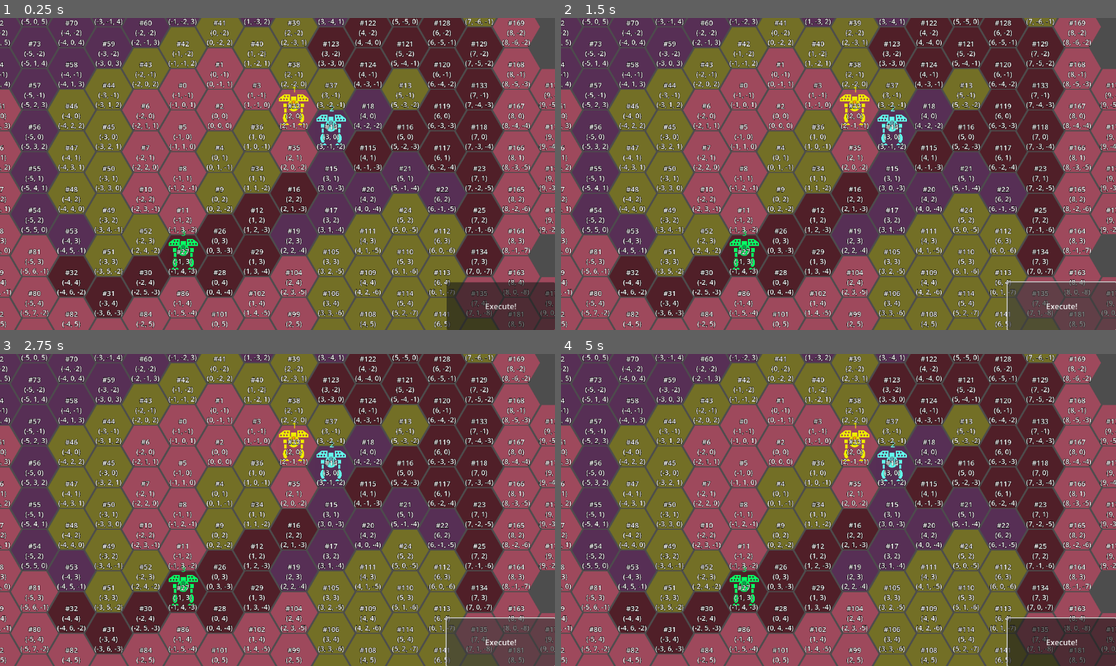
Above: before the commit, frames 1-4 (two rows, left to right).
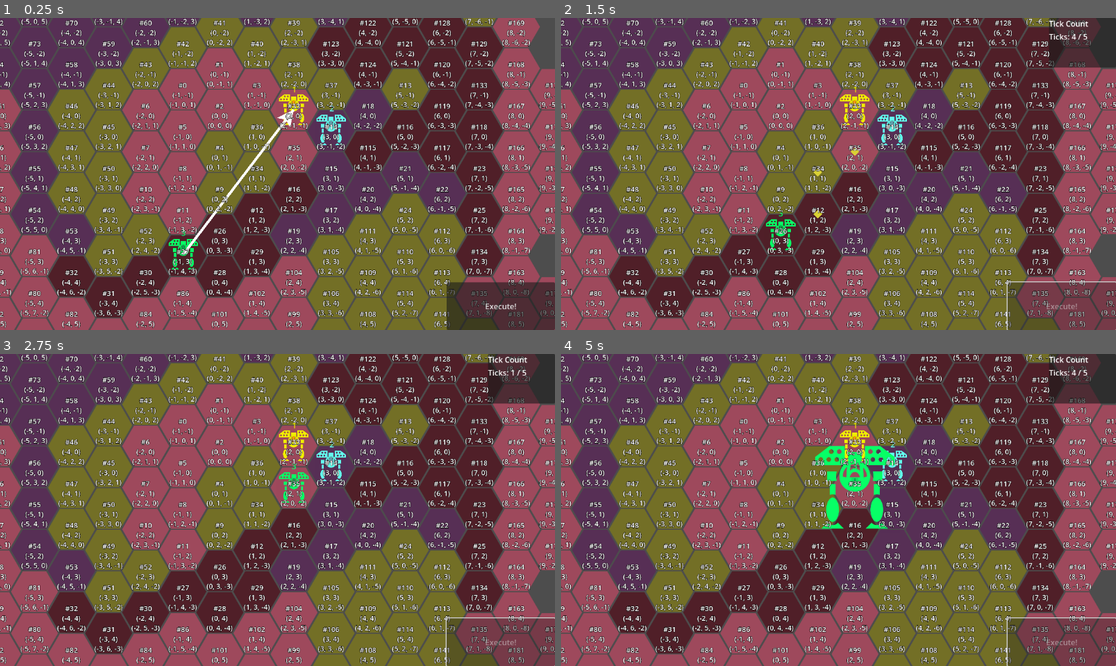
Above: after the commit, the same moments.

Repository: ArokhSlade/confetticore
Game: Godot game, scene res://game/game.tscn
Same seed, same stepped clock (60 frames per second), same inputs: the game is played once before the commit and once after it.
Inputs (mouse positions are in pixels of both pictures, inside the frame that each line leads up to):
- Up to frame 1 (0.25 s): no input
- Up to frame 2 (1.5 s): click "Execute!" at 0.5 s; click (1060, 305) at 1.25 s, where only the run before the commit has a clickable "Execute!"
- Up to frame 3 (2.75 s): click (499, 641) at 2 s, where only the run before the commit has a clickable "Execute!"
- Up to frame 4 (5 s): move the mouse to (960, 494) at 2.77 s; press the mouse at (960, 494) at 2.78 s; move the mouse to (727, 525) at 3.52 s; release the mouse at (727, 525) at 3.53 s; right-click (727, 525) at 3.6 s; click (727, 525) at 3.67 s; tap Enter at 4.25 s; move the mouse to (894, 441) at 4.27 s; press the mouse at (894, 441) at 4.28 s

The runs differ from the first frame. In frame 1, 0.3% of the frame differs, in the area x 32-54%, y 29-76%; in frame 2, 2.6%; in frame 3, 2.5%; in frame 4, 6.2%, in the area x 30-100%, y 0-100%.
Error before the commit: Parse Error: Too many arguments for "switch_to_execute_mode()" call. Expected at most 0 but received 1. (res://ui/ui.gd:31)
Error after the commit: Assertion failed: tried to finish sleeping while not dormant (res://ui/player_input/player_input.gd:30)

Commit message:
WIP, BUG 198, 191 - order visualization is triggered by ui.update()
world space hud no longer knows about switching between planning and execution phases
bug: old arrows are not cleaned up.

Diff:
--- a/game/game.gd
+++ b/game/game.gd
@@ -12,12 +12,13 @@
 class GameData:
 	var ticks_per_turn = 0
 	var tick_count = 0
+	var orders = []
 
 
 func _ready():
 	level.setup()
 	var hex_map = level.get_hex_map()
-	ui.setup(hex_map, PROTOTYPE_get_orders)
+	ui.setup(hex_map)
 	ui.switch_to_planning_mode()
 	ai.setup(level.mechs, level.hex_map)
 	DEBUG_initiate_planning_mode_for_the_first_time()
@@ -26,10 +27,11 @@
 	var game_data = GameData.new()
 	game_data.tick_count = tick_count
 	game_data.ticks_per_turn = level.ticks_per_turn
+	game_data.orders = _get_orders()
 
 	ui.update(game_data)
 
-func PROTOTYPE_get_orders():
+func _get_orders():
 	var mechs = level.mechs.get_mechs()
 	var orders = []
 	for mech : Mech in mechs:
@@ -42,7 +44,7 @@
 func start_execution_phase():
 	level.start_execution()
 	tick_timer.start(tick_duration)
-	ui.switch_to_execute_mode(level.ticks_per_turn)
+	ui.switch_to_execute_mode()
 
 func execute_tick():
 	level.execute_tick()
--- a/ui/hud/hud.gd
+++ b/ui/hud/hud.gd
@@ -16,14 +16,11 @@
 func update(game_data, ui_data):
 	current_mode.update(game_data, ui_data)
 
-func switch_to_planning_mode(get_orders):
+func switch_to_planning_mode():
 	current_mode = planning_mode
-	var orders = get_orders.call()
-	world_space_hud.switch_to_planning_mode(orders)
 
 func switch_to_execute_mode():
 	current_mode = execution_mode
-	world_space_hud.switch_to_execute_mode()
 
 func update_tick_count_display(tick_count, ticks_per_turn):
 	screen_space_hud.update_tick_count_display(tick_count, ticks_per_turn)
--- a/ui/hud/mode/execution_mode.gd
+++ b/ui/hud/mode/execution_mode.gd
@@ -3,6 +3,9 @@
 
 func update(game_data, ui_data):
 	super(game_data, ui_data)
+
 	hud.screen_space_hud.execute_button.disabled = true
 	hud.screen_space_hud.tick_count_display.update(game_data.tick_count, game_data.ticks_per_turn)
 	hud.screen_space_hud.tick_count_display.show()
+
+	hud.world_space_hud.hide_order_visualizers()
--- a/ui/hud/mode/planning_mode.gd
+++ b/ui/hud/mode/planning_mode.gd
@@ -3,5 +3,8 @@
 
 func update(game_data, ui_data):
 	super(game_data, ui_data)
+
 	hud.screen_space_hud.execute_button.disabled = false
 	hud.screen_space_hud.tick_count_display.hide()
+
+	hud.world_space_hud.visualize_orders(game_data.orders)
--- a/ui/hud/screen_space_hud.gd
+++ b/ui/hud/screen_space_hud.gd
@@ -16,7 +16,6 @@
 	else:
 		mech_info_panel.hide()
 
-
 func _on_execute_button_pressed():
 	execute_button_pressed.emit()
 
--- a/ui/hud/world_space_hud.gd
+++ b/ui/hud/world_space_hud.gd
@@ -8,11 +8,14 @@
 
 var order_visualizers : Dictionary[Mech, Arrow]
 
-func switch_to_planning_mode(orders):
+func visualize_orders(orders):
+	order_visualizers.clear()
+	for order in orders:
+		update_order(order)
 	arrows.show()
 	draw_arrows(orders)
 
-func switch_to_execute_mode():
+func hide_order_visualizers():
 	arrows.hide()
 
 #HACK(Gerald, 2025 09 25): hud is not supposed to know about orders or HexMap, it's supposed to get OrderVisualizers not Orders
--- a/ui/ui.gd
+++ b/ui/ui.gd
@@ -9,14 +9,11 @@
 @export var hud : HUD
 @export var player_input : PlayerInput
 
-var PROTOTYPE_get_orders : Callable
-
 class UIData:
 	var selected_mech : Mech = null
 
-func setup(hex_map, get_orders):
+func setup(hex_map):
 	player_input.setup(hex_map)
-	PROTOTYPE_get_orders = get_orders
 
 func update(game_data):
 	var ui_data = UIData.new()
@@ -24,11 +21,11 @@
 	hud.update(game_data, ui_data)
 
 func switch_to_planning_mode():
-	hud.switch_to_planning_mode(PROTOTYPE_get_orders)
+	hud.switch_to_planning_mode()
 	player_input.wake_up()
 
-func switch_to_execute_mode(ticks_per_turn):
-	hud.switch_to_execute_mode(ticks_per_turn)
+func switch_to_execute_mode():
+	hud.switch_to_execute_mode()
 	player_input.go_to_sleep()
 
 func update_tick_count_display(tick_count, ticks_per_turn):
